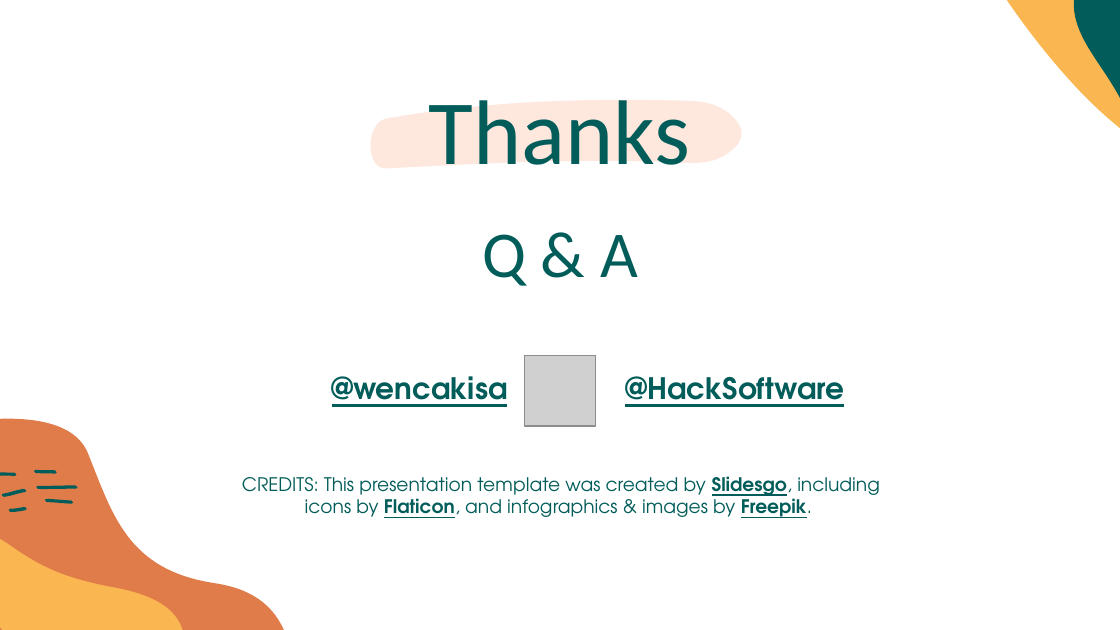
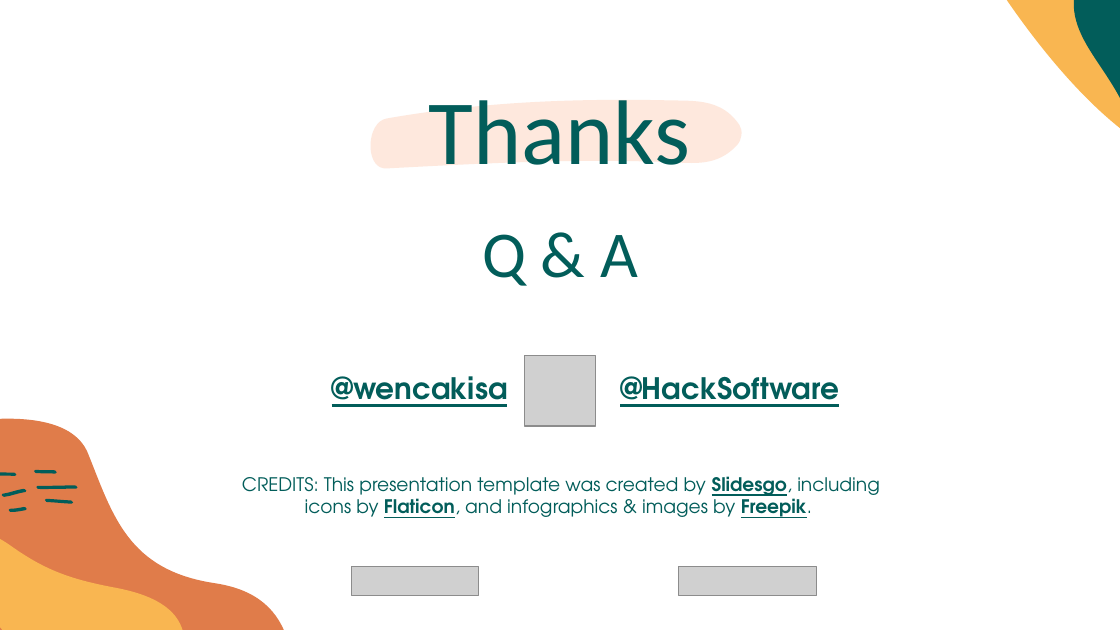
Before and after one commit to wencakisa/django-meetup-serverless, a slide deck: slide 19 of resources/presentation.pptx (slide 12 before the commit). Drawn at 1120x630 pixels with LibreOffice and Linux fonts; fonts in the diff are those of the drawing; grey boxes stand for pictures. Boxes give left, top, right and bottom in pixels: in the first picture for what was removed or moved away, otherwise in the second. Text is boxed around its words. In the diff, an @@ line names an element or a change of style, - is before the commit and + after.

```diff
--- a/resources/presentation.pptx
+++ b/resources/presentation.pptx
@@ text "@HackSoftware" moved from (x1=625, y1=376, x2=844, y2=407) to (x1=620, y1=376, x2=839, y2=407) @@
@@ picture added at (x1=352, y1=567, x2=479, y2=596) @@
@@ picture added at (x1=679, y1=567, x2=816, y2=596) @@
```
Also in this commit, not shown: 3 other slides changed, 8 slides added, 1 slide removed.
